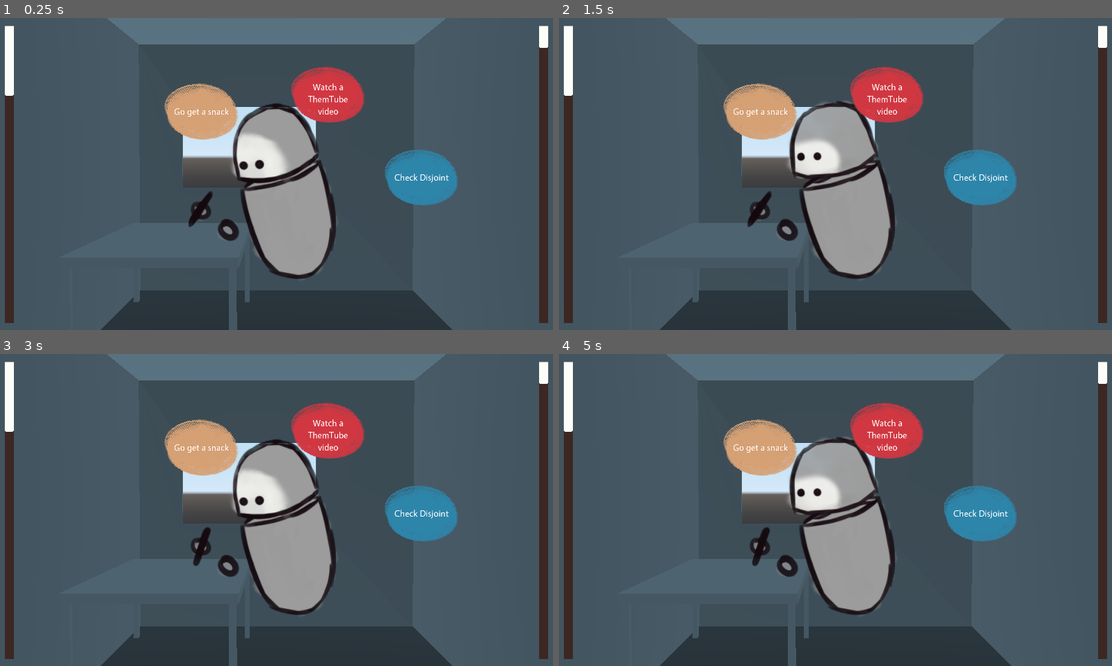
Above: before the commit, frames 1-4 (two rows, left to right).
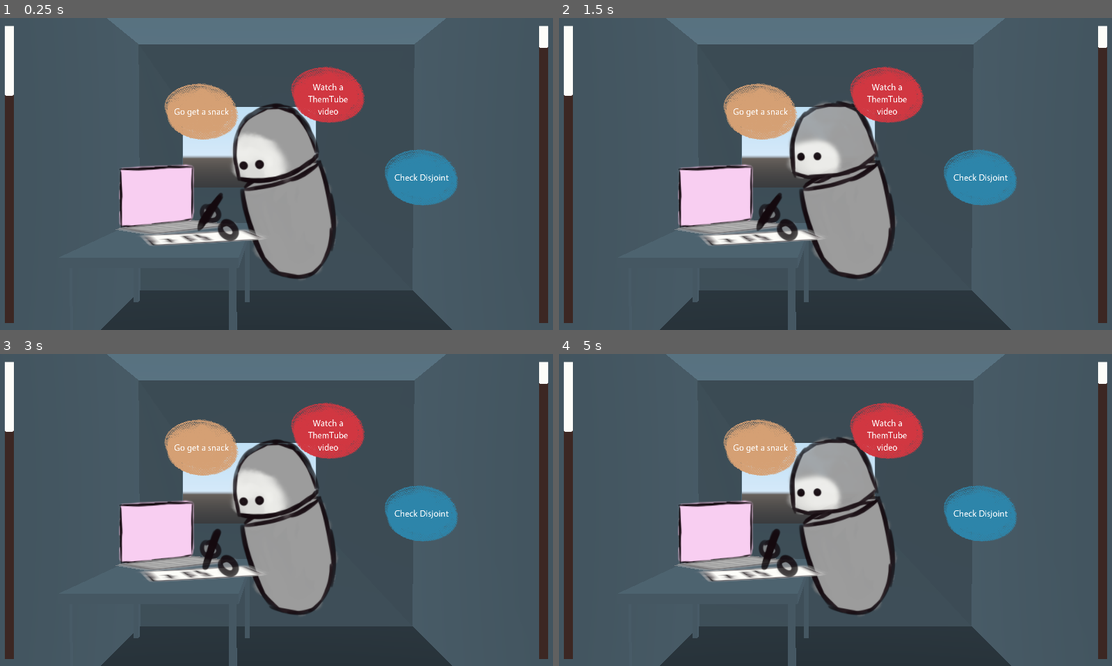
Above: after the commit, the same moments.

Repository: bucketfish/procrastination-simulator
Game: Godot game, scene res://Main.tscn
The game is run twice, just before and just after one commit, with the same random seed, the same clock (stepped at 60 frames per second) and the same inputs.
Inputs:
- Up to frame 1 (0.25 s): no input
- Up to frame 2 (1.5 s): click "Go get a snack" at 0.5 s; click "Go get a snack" at 1.25 s
- Up to frame 3 (3 s): click "Watch a ThemTube video" at 2 s; click "Watch a ThemTube video" at 2.75 s
- Up to frame 4 (5 s): click "Watch a ThemTube video" at 3.5 s; click "Go get a snack" at 4.25 s

The runs differ from the first frame. In frame 1, 4.0% of the frame differs, in the area x 20-48%, y 46-74%; in frame 2, 4.0%; in frame 3, 4.1%; in frame 4, 4.1%.

Commit message:
player animations

Diff:
--- a/Main.tscn
+++ b/Main.tscn
@@ -7,8 +7,12 @@
 [ext_resource path="res://textures/player/spritesheet.png" type="Texture" id=5]
 [ext_resource path="res://assets/3d/room.obj" type="ArrayMesh" id=6]
 [ext_resource path="res://assets/3d/table.obj" type="ArrayMesh" id=7]
-[ext_resource path="res://textures/player/righthand.png" type="Texture" id=8]
+[ext_resource path="res://textures/player/writehand.png" type="Texture" id=8]
 [ext_resource path="res://textures/player/lefthand.png" type="Texture" id=9]
+[ext_resource path="res://textures/things_on_table/paper.png" type="Texture" id=10]
+[ext_resource path="res://textures/things_on_table/screen_spritesheet.png" type="Texture" id=11]
+[ext_resource path="res://textures/things_on_table/keyboard.png" type="Texture" id=12]
+[ext_resource path="res://textures/things_on_table/table.png" type="Texture" id=13]
 
 [sub_resource type="DynamicFont" id=1]
 size = 32
@@ -55,6 +59,66 @@
 "update": 0,
 "values": [ 0 ]
 }
+tracks/2/type = "value"
+tracks/2/path = NodePath("../computer_screen:frame")
+tracks/2/interp = 1
+tracks/2/loop_wrap = true
+tracks/2/imported = false
+tracks/2/enabled = true
+tracks/2/keys = {
+"times": PoolRealArray( 0 ),
+"transitions": PoolRealArray( 1 ),
+"update": 1,
+"values": [ 0 ]
+}
+tracks/3/type = "value"
+tracks/3/path = NodePath("../righthand:translation")
+tracks/3/interp = 1
+tracks/3/loop_wrap = true
+tracks/3/imported = false
+tracks/3/enabled = true
+tracks/3/keys = {
+"times": PoolRealArray( 0 ),
+"transitions": PoolRealArray( 1 ),
+"update": 0,
+"values": [ Vector3( -0.408375, 0.922143, -0.435435 ) ]
+}
+tracks/4/type = "value"
+tracks/4/path = NodePath("../lefthand:translation")
+tracks/4/interp = 1
+tracks/4/loop_wrap = true
+tracks/4/imported = false
+tracks/4/enabled = true
+tracks/4/keys = {
+"times": PoolRealArray( 0 ),
+"transitions": PoolRealArray( 1 ),
+"update": 0,
+"values": [ Vector3( -0.414453, 0.878936, -0.168537 ) ]
+}
+tracks/5/type = "value"
+tracks/5/path = NodePath("../righthand:visible")
+tracks/5/interp = 1
+tracks/5/loop_wrap = true
+tracks/5/imported = false
+tracks/5/enabled = true
+tracks/5/keys = {
+"times": PoolRealArray( 0 ),
+"transitions": PoolRealArray( 1 ),
+"update": 0,
+"values": [ false ]
+}
+tracks/6/type = "value"
+tracks/6/path = NodePath("../lefthand:rotation_degrees")
+tracks/6/interp = 1
+tracks/6/loop_wrap = true
+tracks/6/imported = false
+tracks/6/enabled = true
+tracks/6/keys = {
+"times": PoolRealArray( 0 ),
+"transitions": PoolRealArray( 1 ),
+"update": 0,
+"values": [ Vector3( 0, 0, 0 ) ]
+}
 
 [sub_resource type="Animation" id=7]
 resource_name = "disjoint"
@@ -70,6 +134,66 @@
 "transitions": PoolRealArray( 1 ),
 "update": 1,
 "values": [ 5 ]
+}
+tracks/1/type = "value"
+tracks/1/path = NodePath("../computer_screen:frame")
+tracks/1/interp = 1
+tracks/1/loop_wrap = true
+tracks/1/imported = false
+tracks/1/enabled = true
+tracks/1/keys = {
+"times": PoolRealArray( 0 ),
+"transitions": PoolRealArray( 1 ),
+"update": 1,
+"values": [ 1 ]
+}
+tracks/2/type = "value"
+tracks/2/path = NodePath("../righthand:frame")
+tracks/2/interp = 1
+tracks/2/loop_wrap = true
+tracks/2/imported = false
+tracks/2/enabled = true
+tracks/2/keys = {
+"times": PoolRealArray( 0 ),
+"transitions": PoolRealArray( 1 ),
+"update": 1,
+"values": [ 0 ]
+}
+tracks/3/type = "value"
+tracks/3/path = NodePath("../righthand:translation")
+tracks/3/interp = 1
+tracks/3/loop_wrap = true
+tracks/3/imported = false
+tracks/3/enabled = true
+tracks/3/keys = {
+"times": PoolRealArray( 0 ),
+"transitions": PoolRealArray( 1 ),
+"update": 0,
+"values": [ Vector3( -0.871193, 1.28858, -1.13622 ) ]
+}
+tracks/4/type = "value"
+tracks/4/path = NodePath("../lefthand:translation")
+tracks/4/interp = 1
+tracks/4/loop_wrap = true
+tracks/4/imported = false
+tracks/4/enabled = true
+tracks/4/keys = {
+"times": PoolRealArray( 0 ),
+"transitions": PoolRealArray( 1 ),
+"update": 0,
+"values": [ Vector3( -1.02786, 0.878936, -0.689528 ) ]
+}
+tracks/5/type = "value"
+tracks/5/path = NodePath("../righthand:visible")
+tracks/5/interp = 1
+tracks/5/loop_wrap = true
+tracks/5/imported = false
+tracks/5/enabled = true
+tracks/5/keys = {
+"times": PoolRealArray( 0 ),
+"transitions": PoolRealArray( 1 ),
+"update": 1,
+"values": [ true ]
 }
 
 [sub_resource type="Animation" id=9]
@@ -87,6 +211,54 @@
 "transitions": PoolRealArray( 1, 1, 1, 1, 1, 1, 1, 1, 1, 1 ),
 "update": 1,
 "values": [ 14, 15, 16, 17, 16, 17, 16, 17, 15, 14 ]
+}
+tracks/1/type = "value"
+tracks/1/path = NodePath("../lefthand:translation")
+tracks/1/interp = 1
+tracks/1/loop_wrap = true
+tracks/1/imported = false
+tracks/1/enabled = true
+tracks/1/keys = {
+"times": PoolRealArray( 0 ),
+"transitions": PoolRealArray( 1 ),
+"update": 0,
+"values": [ Vector3( -0.414453, 0.878936, -0.168537 ) ]
+}
+tracks/2/type = "value"
+tracks/2/path = NodePath("../righthand:translation")
+tracks/2/interp = 1
+tracks/2/loop_wrap = true
+tracks/2/imported = false
+tracks/2/enabled = true
+tracks/2/keys = {
+"times": PoolRealArray( 0 ),
+"transitions": PoolRealArray( 1 ),
+"update": 0,
+"values": [ Vector3( -0.408375, 0.922143, -0.435435 ) ]
+}
+tracks/3/type = "value"
+tracks/3/path = NodePath("../righthand:visible")
+tracks/3/interp = 1
+tracks/3/loop_wrap = true
+tracks/3/imported = false
+tracks/3/enabled = true
+tracks/3/keys = {
+"times": PoolRealArray( 0 ),
+"transitions": PoolRealArray( 1 ),
+"update": 1,
+"values": [ false ]
+}
+tracks/4/type = "value"
+tracks/4/path = NodePath("../computer_screen:frame")
+tracks/4/interp = 1
+tracks/4/loop_wrap = true
+tracks/4/imported = false
+tracks/4/enabled = true
+tracks/4/keys = {
+"times": PoolRealArray( 0 ),
+"transitions": PoolRealArray( 1 ),
+"update": 1,
+"values": [ 0 ]
 }
 
 [sub_resource type="Animation" id=5]
@@ -106,6 +278,42 @@
 "update": 1,
 "values": [ 6, 7, 8, 9, 10, 11, 12, 13 ]
 }
+tracks/1/type = "value"
+tracks/1/path = NodePath("../righthand:visible")
+tracks/1/interp = 1
+tracks/1/loop_wrap = true
+tracks/1/imported = false
+tracks/1/enabled = true
+tracks/1/keys = {
+"times": PoolRealArray( 0 ),
+"transitions": PoolRealArray( 1 ),
+"update": 1,
+"values": [ false ]
+}
+tracks/2/type = "value"
+tracks/2/path = NodePath("../lefthand:translation")
+tracks/2/interp = 1
+tracks/2/loop_wrap = true
+tracks/2/imported = false
+tracks/2/enabled = true
+tracks/2/keys = {
+"times": PoolRealArray( 0 ),
+"transitions": PoolRealArray( 1 ),
+"update": 0,
+"values": [ Vector3( -0.414453, 0.878936, -0.168537 ) ]
+}
+tracks/3/type = "value"
+tracks/3/path = NodePath("../computer_screen:frame")
+tracks/3/interp = 1
+tracks/3/loop_wrap = true
+tracks/3/imported = false
+tracks/3/enabled = true
+tracks/3/keys = {
+"times": PoolRealArray( 0 ),
+"transitions": PoolRealArray( 1 ),
+"update": 1,
+"values": [ 0 ]
+}
 
 [sub_resource type="Animation" id=6]
 resource_name = "idle"
@@ -134,7 +342,55 @@
 "times": PoolRealArray( 0, 0.2, 0.4, 0.6 ),
 "transitions": PoolRealArray( 1, 1, 1, 1 ),
 "update": 1,
-"values": [ 0, 1, 0, 1 ]
+"values": [ 1, 2, 1, 2 ]
+}
+tracks/2/type = "value"
+tracks/2/path = NodePath("../computer_screen:frame")
+tracks/2/interp = 1
+tracks/2/loop_wrap = true
+tracks/2/imported = false
+tracks/2/enabled = true
+tracks/2/keys = {
+"times": PoolRealArray( 0 ),
+"transitions": PoolRealArray( 1 ),
+"update": 1,
+"values": [ 0 ]
+}
+tracks/3/type = "value"
+tracks/3/path = NodePath("../righthand:translation")
+tracks/3/interp = 1
+tracks/3/loop_wrap = true
+tracks/3/imported = false
+tracks/3/enabled = true
+tracks/3/keys = {
+"times": PoolRealArray( 0 ),
+"transitions": PoolRealArray( 1 ),
+"update": 0,
+"values": [ Vector3( -0.408375, 0.922143, -0.435435 ) ]
+}
+tracks/4/type = "value"
+tracks/4/path = NodePath("../lefthand:translation")
+tracks/4/interp = 1
+tracks/4/loop_wrap = true
+tracks/4/imported = false
+tracks/4/enabled = true
+tracks/4/keys = {
+"times": PoolRealArray( 0 ),
+"transitions": PoolRealArray( 1 ),
+"update": 0,
+"values": [ Vector3( -0.414453, 0.878936, -0.168537 ) ]
+}
+tracks/5/type = "value"
+tracks/5/path = NodePath("../righthand:visible")
+tracks/5/interp = 1
+tracks/5/loop_wrap = true
+tracks/5/imported = false
+tracks/5/enabled = true
+tracks/5/keys = {
+"times": PoolRealArray( 0 ),
+"transitions": PoolRealArray( 1 ),
+"update": 1,
+"values": [ true ]
 }
 
 [sub_resource type="Animation" id=10]
@@ -154,10 +410,47 @@
 "update": 1,
 "values": [ 18, 19 ]
 }
+tracks/1/type = "value"
+tracks/1/path = NodePath("../lefthand:translation")
+tracks/1/interp = 1
+tracks/1/loop_wrap = true
+tracks/1/imported = false
+tracks/1/enabled = true
+tracks/1/keys = {
+"times": PoolRealArray( 0 ),
+"transitions": PoolRealArray( 1 ),
+"update": 0,
+"values": [ Vector3( -0.414453, 0.878936, -0.168537 ) ]
+}
+tracks/2/type = "value"
+tracks/2/path = NodePath("../lefthand:rotation_degrees")
+tracks/2/interp = 1
+tracks/2/loop_wrap = true
+tracks/2/imported = false
+tracks/2/enabled = true
+tracks/2/keys = {
+"times": PoolRealArray( 0 ),
+"transitions": PoolRealArray( 1 ),
+"update": 0,
+"values": [ Vector3( 0, 0, 0 ) ]
+}
+tracks/3/type = "value"
+tracks/3/path = NodePath("../righthand:frame")
+tracks/3/interp = 1
+tracks/3/loop_wrap = true
+tracks/3/imported = false
+tracks/3/enabled = true
+tracks/3/keys = {
+"times": PoolRealArray( 0 ),
+"transitions": PoolRealArray( 1 ),
+"update": 1,
+"values": [ 1 ]
+}
 
 [sub_resource type="Animation" id=8]
 resource_name = "themtube"
-length = 0.001
+length = 0.4
+loop = true
 tracks/0/type = "value"
 tracks/0/path = NodePath(".:frame")
 tracks/0/interp = 1
@@ -169,6 +462,66 @@
 "transitions": PoolRealArray( 1 ),
 "update": 1,
 "values": [ 4 ]
+}
+tracks/1/type = "value"
+tracks/1/path = NodePath("../computer_screen:frame")
+tracks/1/interp = 1
+tracks/1/loop_wrap = true
+tracks/1/imported = false
+tracks/1/enabled = true
+tracks/1/keys = {
+"times": PoolRealArray( 0, 0.2 ),
+"transitions": PoolRealArray( 1, 1 ),
+"update": 1,
+"values": [ 2, 3 ]
+}
+tracks/2/type = "value"
+tracks/2/path = NodePath("../lefthand:translation")
+tracks/2/interp = 1
+tracks/2/loop_wrap = true
+tracks/2/imported = false
+tracks/2/enabled = true
+tracks/2/keys = {
+"times": PoolRealArray( 0 ),
+"transitions": PoolRealArray( 1 ),
+"update": 0,
+"values": [ Vector3( -0.414453, 0.878936, -0.168537 ) ]
+}
+tracks/3/type = "value"
+tracks/3/path = NodePath("../righthand:visible")
+tracks/3/interp = 1
+tracks/3/loop_wrap = true
+tracks/3/imported = false
+tracks/3/enabled = true
+tracks/3/keys = {
+"times": PoolRealArray( 0 ),
+"transitions": PoolRealArray( 1 ),
+"update": 1,
+"values": [ true ]
+}
+tracks/4/type = "value"
+tracks/4/path = NodePath("../righthand:frame")
+tracks/4/interp = 1
+tracks/4/loop_wrap = true
+tracks/4/imported = false
+tracks/4/enabled = true
+tracks/4/keys = {
+"times": PoolRealArray( 0 ),
+"transitions": PoolRealArray( 1 ),
+"update": 1,
+"values": [ 0 ]
+}
+tracks/5/type = "value"
+tracks/5/path = NodePath("../righthand:translation")
+tracks/5/interp = 1
+tracks/5/loop_wrap = true
+tracks/5/imported = false
+tracks/5/enabled = true
+tracks/5/keys = {
+"times": PoolRealArray( 0 ),
+"transitions": PoolRealArray( 1 ),
+"update": 0,
+"values": [ Vector3( -0.871193, 1.28858, -1.13622 ) ]
 }
 
 [node name="Spatial" type="Spatial"]
@@ -343,11 +696,13 @@
 anims/themtube = SubResource( 8 )
 
 [node name="righthand" type="Sprite3D" parent="."]
-transform = Transform( 0.25, 0, 0, 0, 0.25, 0, 0, 0, 0.25, -0.70695, 1.05385, -0.714516 )
+transform = Transform( 0.25, 0, 0, 0, 0.25, 0, 0, 0, 1, -0.408375, 0.922143, -0.435435 )
+visible = false
 offset = Vector2( 250, 100 )
 billboard = 1
 double_sided = false
 texture = ExtResource( 8 )
+hframes = 2
 vframes = 2
 
 [node name="lefthand" type="Sprite3D" parent="."]
@@ -364,8 +719,31 @@
 mesh = ExtResource( 6 )
 material/0 = null
 
+[node name="paper" type="Sprite3D" parent="."]
+transform = Transform( -0.043182, -0.111961, -4.89398e-09, 0, -5.24537e-09, 0.12, -0.111961, 0.043182, 1.88755e-09, -0.634986, 0.804065, -0.362271 )
+texture = ExtResource( 10 )
+
+[node name="computer_keyboard" type="Sprite3D" parent="."]
+transform = Transform( 0.0684344, -0.072916, -3.18726e-09, 0, -4.37114e-09, 0.1, -0.072916, -0.0684344, -2.99136e-09, -1.01876, 0.801673, -1.10923 )
+double_sided = false
+texture = ExtResource( 12 )
+
 [node name="Table" type="MeshInstance" parent="."]
 transform = Transform( -2.62268e-08, 0, 0.6, 0, 0.6, 0, -0.6, 0, -2.62268e-08, -0.851621, 0.37444, -0.396729 )
 mesh = ExtResource( 7 )
 material/0 = null
 material/1 = null
+
+[node name="computer_screen" type="Sprite3D" parent="."]
+transform = Transform( 0.0684344, 0, 0.072916, 0, 0.1, 0, -0.072916, 0, 0.0684344, -1.17208, 1.12532, -1.28423 )
+texture = ExtResource( 11 )
+hframes = 2
+vframes = 2
+
+[node name="Sprite3D" type="Sprite3D" parent="."]
+transform = Transform( -8.65485e-09, -0.198, -7.86805e-09, 0, -8.65485e-09, 0.18, -0.198, 8.65485e-09, 3.43923e-16, -0.497272, 0.80164, -2.38514 )
+visible = false
+offset = Vector2( -1000, 200 )
+double_sided = false
+alpha_cut = 2
+texture = ExtResource( 13 )
Not shown: 1 places in Main.tscn that only renumber resources
Binary file removed: textures/player/righthand.png
Binary file added: textures/player/writehand.png
Not shown, added: textures/player/writehand.png.import
Binary file added: textures/things_on_table/blank_screen.png
Not shown, added: textures/things_on_table/blank_screen.png.import
Binary file added: textures/things_on_table/disjoint_screen.png
Not shown, added: textures/things_on_table/disjoint_screen.png.import
Binary file added: textures/things_on_table/keyboard.png
Not shown, added: textures/things_on_table/keyboard.png.import
Binary file added: textures/things_on_table/paper.png
Not shown, added: textures/things_on_table/paper.png.import
(and 10 more such lines)
